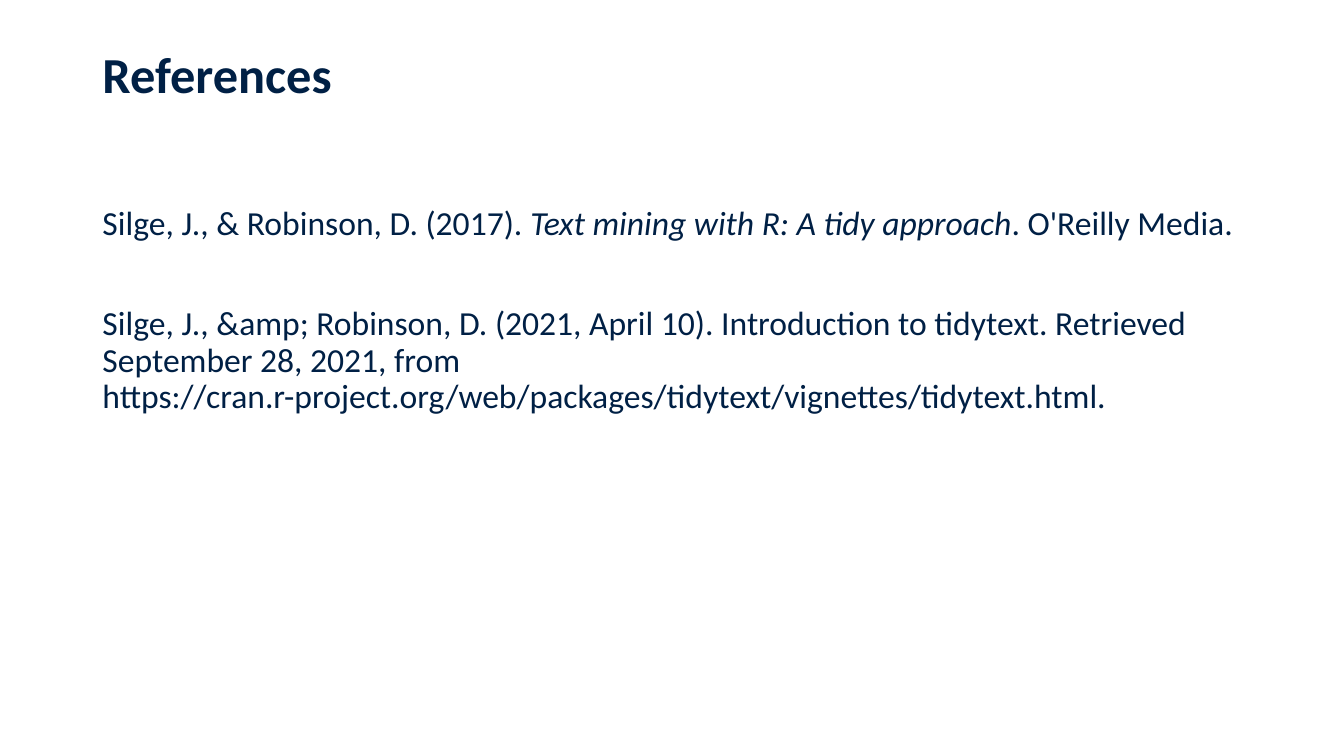
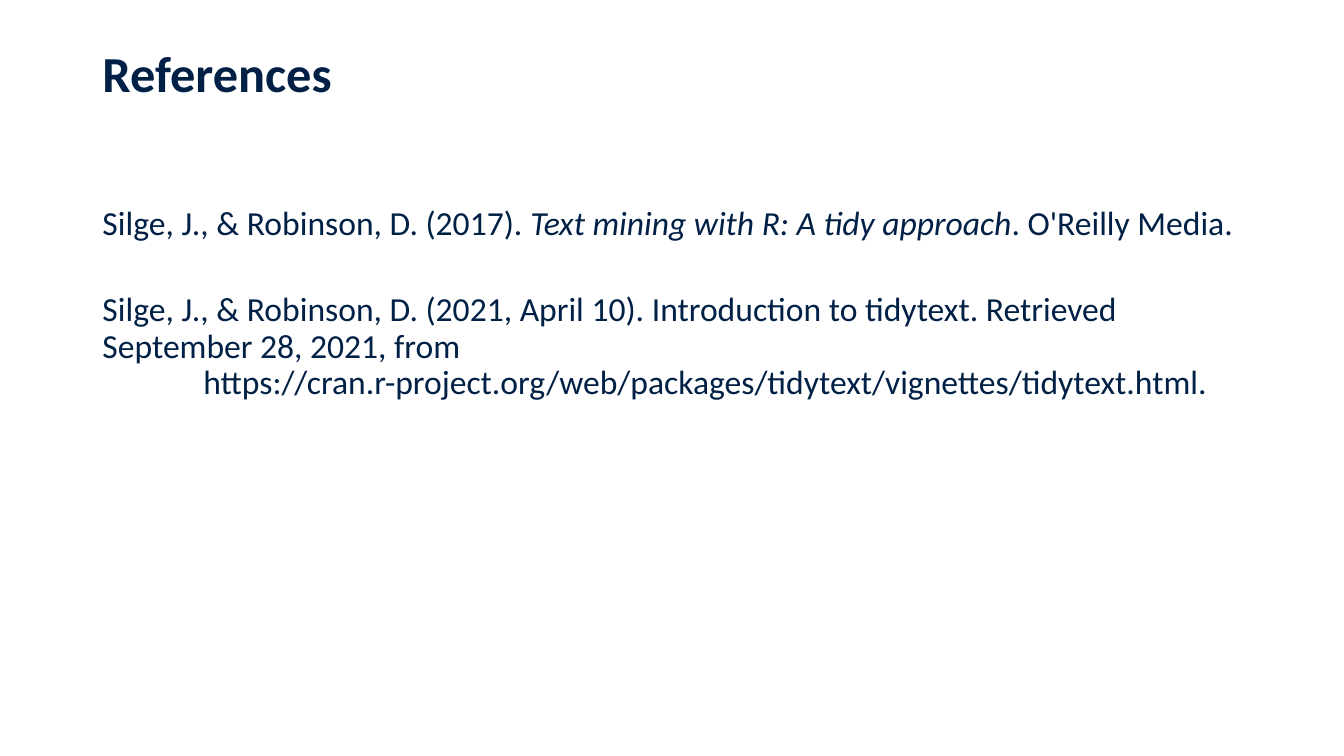
Before and after one commit to jennschilling/sentiment-analysis-in-R, a slide deck: slide 26 of slides/Sentiment Analysis in R.pptx (slide 27 before the commit). Drawn at 1344x756 pixels with LibreOffice and Linux fonts; fonts in the diff are those of the drawing; background and template pictures are left out. Boxes give left, top, right and bottom in pixels: in the first picture for what was removed or moved away, otherwise in the second. Text is boxed around its words. In the diff, an @@ line names an element or a change of style, - is before the commit and + after.

```diff
--- a/slides/Sentiment Analysis in R.pptx
+++ b/slides/Sentiment Analysis in R.pptx
@@ text at [102, 296, 1206, 400]: text changed @@
-Silge, J., &amp; Robinson, D. (2021, April 10). Introduction to tidytext. Retrieved September 28, 2021, from https://cran.r-project.org/web/packages/tidytext/vignettes/tidytext.html.
+Silge, J., & Robinson, D. (2021, April 10). Introduction to tidytext. Retrieved September 28, 2021, from
+https://cran.r-project.org/web/packages/tidytext/vignettes/tidytext.html.
```
Also in this commit, not shown: 2 other slides changed, 1 slide removed, 1 other file.
